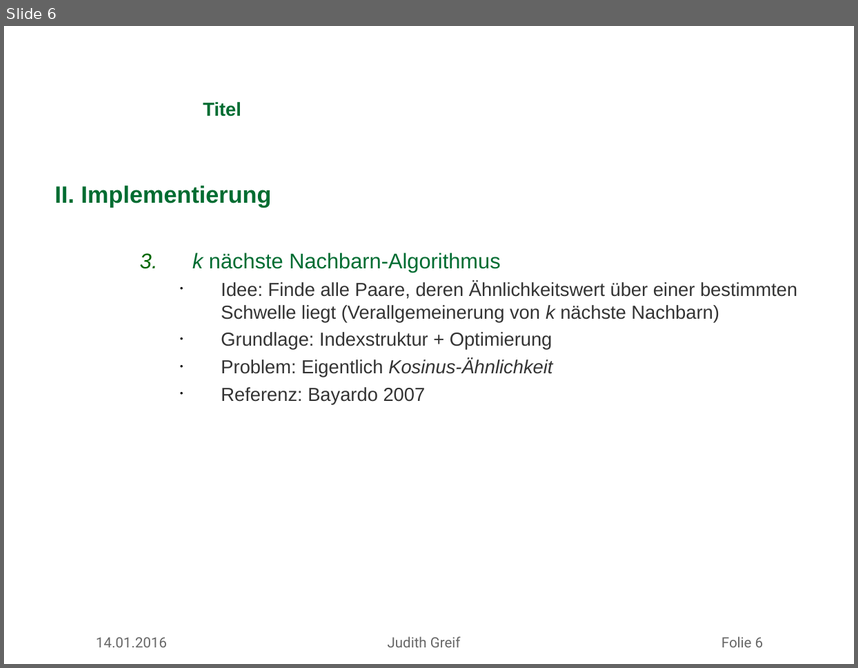
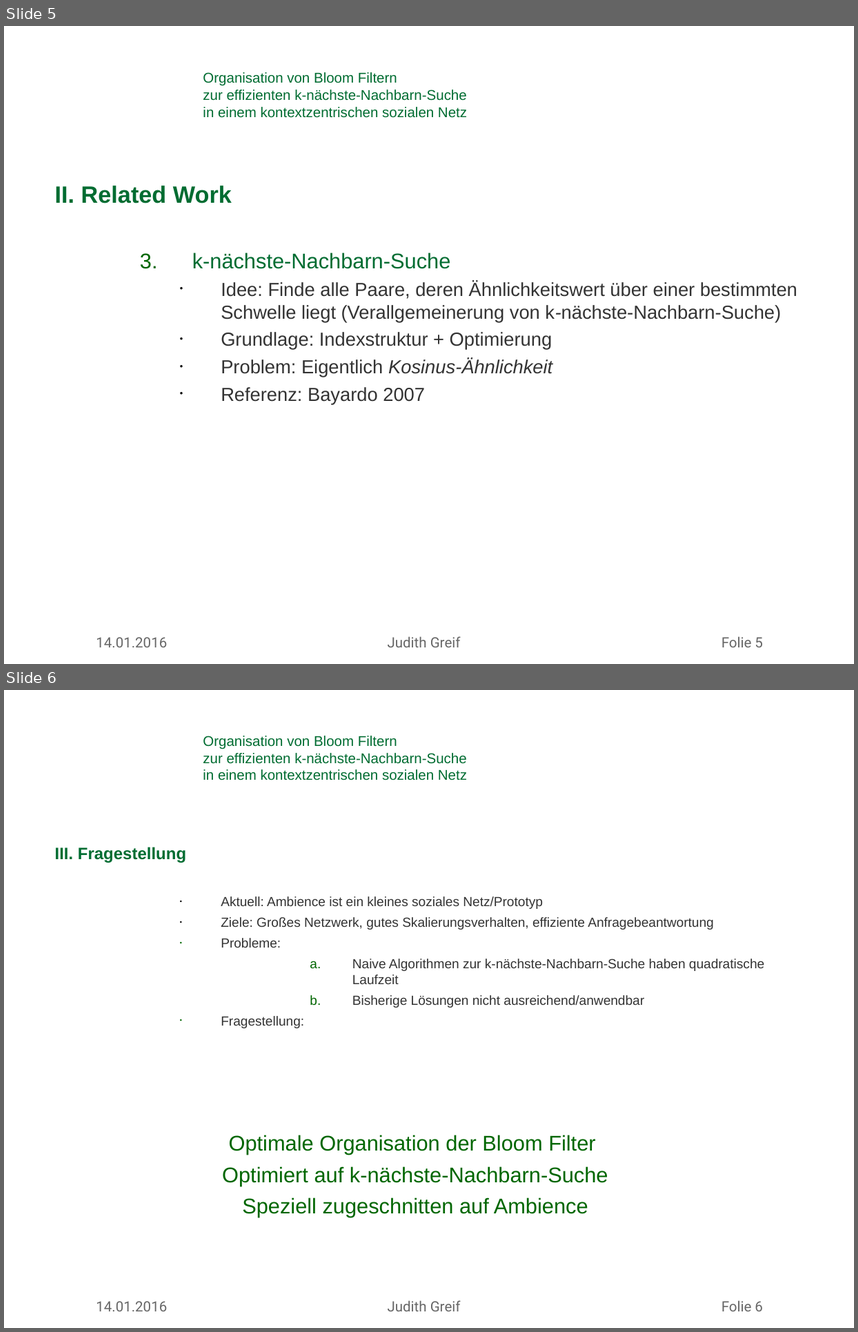
Before and after one commit to missgreenwood/masterarbeit, a slide deck: mdsg_latex_10062012/slides/antrittsvortrag_greif.ppt. Shown one above the other, each under a label of ours: slide 6 before the commit, slides 5 and 6 after it. The pictures are 858x668 and 858x1332 pixels, drawn with LibreOffice and Linux fonts; fonts in the diff are those of the drawing; background and template pictures are left out. Boxes give left, top, right and bottom in pixels: in the first picture for what was removed or moved away, otherwise in the second. Text is boxed around its words. In the diff, an @@ line names an element or a change of style, - is before the commit and + after.

```diff
--- a/mdsg_latex_10062012/slides/antrittsvortrag_greif.ppt
+++ b/mdsg_latex_10062012/slides/antrittsvortrag_greif.ppt
@@ slide 6 added at (4,690,854,1328), background picture (left out) @@
@@ title added at (203,736,467,780), 12 pt, text #006C31 @@
+Organisation von Bloom Filtern
+zur effizienten k-nächste-Nachbarn-Suche
+in einem kontextzentrischen sozialen Netz
@@ text added at (55,847,764,1028), 11.2 pt, text #333333 @@
+III. Fragestellung
+    • Aktuell: Ambience ist ein kleines soziales Netz/Prototyp
+    • Ziele: Großes Netzwerk, gutes Skalierungsverhalten, effiziente Anfragebeantwortung
+    • Probleme:
+      a. Naive Algorithmen zur k-nächste-Nachbarn-Suche haben quadratische Laufzeit
+      b. Bisherige Lösungen nicht ausreichend/anwendbar
+    • Fragestellung:
@@ text added at (222,1134,608,1217), 18 pt, text #006600 @@
+Optimale Organisation der Bloom Filter
+Optimiert auf k-nächste-Nachbarn-Suche
+Speziell zugeschnitten auf Ambience
@@ text added at (96,1300,763,1311), 12 pt, text #666666 @@
+14.01.2016 Judith Greif Folie 6
@@ what was slide 6 is now slide 5 @@
@@ slide 5 changed as well @@
@@ title at (203,72,467,118): text changed; size 16 to 12 pt; bold off @@
-Titel
+Organisation von Bloom Filtern
+zur effizienten k-nächste-Nachbarn-Suche
+in einem kontextzentrischen sozialen Netz
@@ text at (55,185,797,323): text changed @@
-II. Implementierung
-  3. k nächste Nachbarn-Algorithmus
-    • Idee: Finde alle Paare, deren Ähnlichkeitswert über einer bestimmten Schwelle liegt (Verallgemeinerung von k nächste Nachbarn)
+II. Related Work
+  3. k-nächste-Nachbarn-Suche
+    • Idee: Finde alle Paare, deren Ähnlichkeitswert über einer bestimmten Schwelle liegt (Verallgemeinerung von k-nächste-Nachbarn-Suche)
@@ text at (96,636,763,647): text changed @@
-14.01.2016 Judith Greif Folie 6
+14.01.2016 Judith Greif Folie 5
```
Also in this commit, not shown: 7 other slides changed, 1 slide removed, 16 other files.
